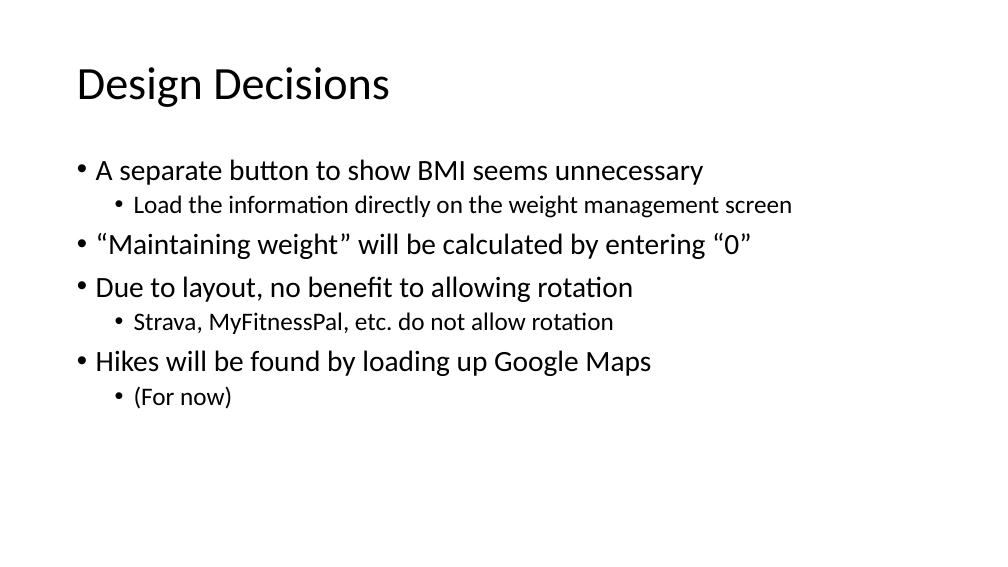
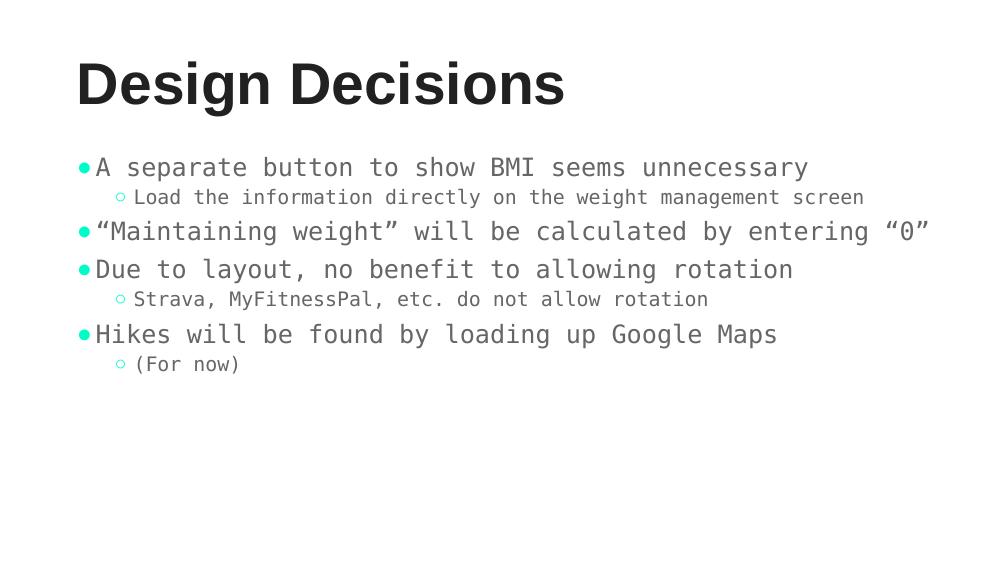
Before and after one commit to jcsullivan/CS6018Project, a slide deck: slide 3 of Part 1/LifestyleApp.pptx. Drawn at 1008x567 pixels with LibreOffice and Linux fonts; fonts in the diff are those of the drawing. Boxes give left, top, right and bottom in pixels: in the first picture for what was removed or moved away, otherwise in the second. Text is boxed around its words. In the diff, an @@ line names an element or a change of style, - is before the commit and + after.

```diff
--- a/Part 1/LifestyleApp.pptx
+++ b/Part 1/LifestyleApp.pptx
@@ title "Design Decisions" at [77, 61, 567, 115]: size 44 to 56 pt, font Calibri to Arial, text colour #000000 to #212121, bold on @@
@@ text "A separate button to show ..." at [96, 157, 931, 374]: size 28 to 24 pt in "A separate button to show BMI seems ...", "“Maintaining weight” will be calculated by entering ...", "Due to layout, no benefit to allowing ...", "Hikes will be found by loading up ..."; font Calibri to DejaVu Sans Mono, text colour #000000 to #666666; size 24 to 19 pt in "Load the information directly on the weight ...", "Strava, MyFitnessPal, etc. do not allow rotation", "(For now)"; bullet • to ●; less space between paragraphs; bullet • to ○; more space between paragraphs @@
```
Also in this commit, not shown: 7 other slides changed.
